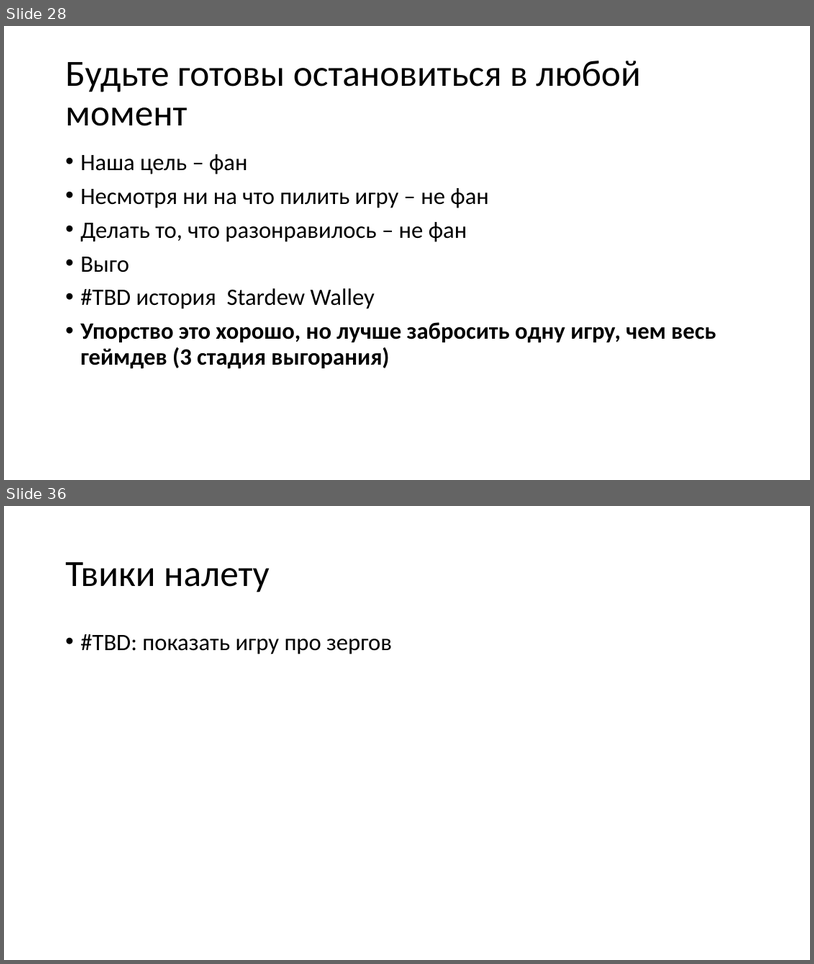
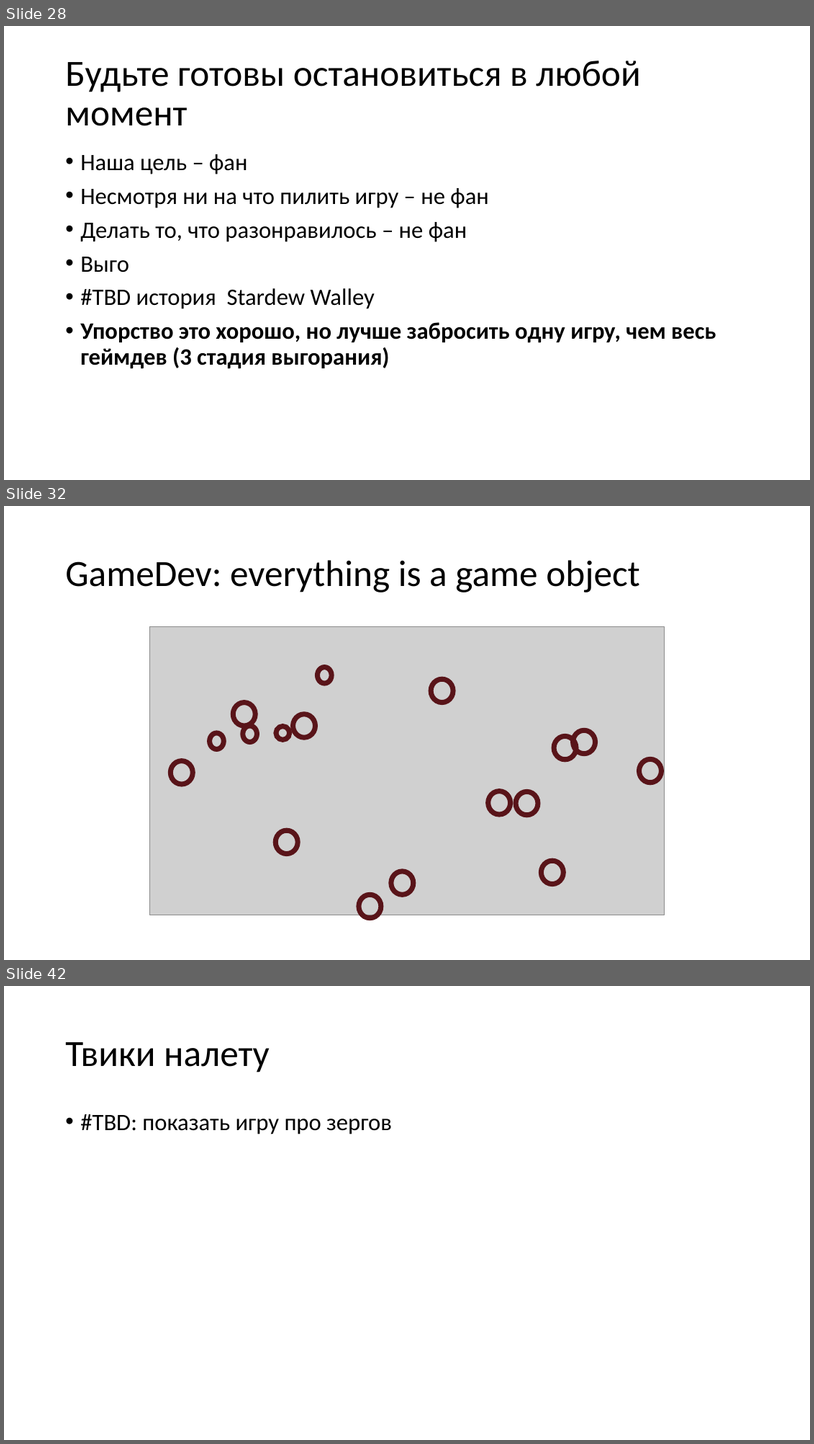
Before and after one commit to kugushev/presentations, a slide deck: 2020_GameDev-As-Hobby/Presentation.pptx. Shown one above the other, each under a label of ours: slides 28 and 36 before the commit, slides 28, 32 and 42 after it; the slides between them are not shown. The pictures are 814x964 and 814x1444 pixels, drawn with LibreOffice and Linux fonts; fonts in the diff are those of the drawing; grey boxes stand for pictures. Boxes give left, top, right and bottom in pixels: in the first picture for what was removed or moved away, otherwise in the second. Text is boxed around its words. In the diff, an @@ line names an element or a change of style, - is before the commit and + after.

```diff
--- a/2020_GameDev-As-Hobby/Presentation.pptx
+++ b/2020_GameDev-As-Hobby/Presentation.pptx
@@ slide 32 added at box(4, 506, 810, 960), background #FFFFFF @@
@@ title added at box(65, 560, 640, 592), 44 pt, text #000000 @@
+GameDev: everything is a game object
@@ picture added at box(149, 627, 665, 915) @@
@@ ellipse added at box(317, 667, 332, 683), outline #591419 6 pt @@
@@ ellipse added at box(431, 679, 453, 703), outline #591419 6 pt @@
@@ ellipse added at box(233, 703, 256, 726), outline #591419 6 pt @@
@@ ellipse added at box(293, 714, 316, 738), outline #591419 6 pt @@
@@ ellipse added at box(210, 733, 224, 749), outline #591419 6 pt @@
@@ ellipse added at box(243, 726, 257, 742), outline #591419 6 pt @@
@@ ellipse added at box(276, 726, 290, 739), outline #591419 6 pt @@
@@ ellipse added at box(555, 736, 577, 759), outline #591419 6 pt @@
@@ ellipse added at box(574, 731, 596, 754), outline #591419 6 pt @@
@@ ellipse added at box(170, 761, 193, 784), outline #591419 6 pt @@
@@ ellipse added at box(640, 759, 662, 782), outline #591419 6 pt @@
@@ ellipse added at box(489, 791, 511, 815), outline #591419 6 pt @@
@@ ellipse added at box(516, 792, 538, 815), outline #591419 6 pt @@
@@ ellipse added at box(275, 830, 298, 854), outline #591419 6 pt @@
@@ ellipse added at box(391, 871, 414, 895), outline #591419 6 pt @@
@@ ellipse added at box(542, 860, 564, 884), outline #591419 6 pt @@
@@ ellipse added at box(359, 894, 381, 918), outline #591419 6 pt @@
@@ what was slide 36 is now slide 42 @@
```
Also in this commit, not shown: 2 slides changed, 10 other slides added, 5 slides removed.
